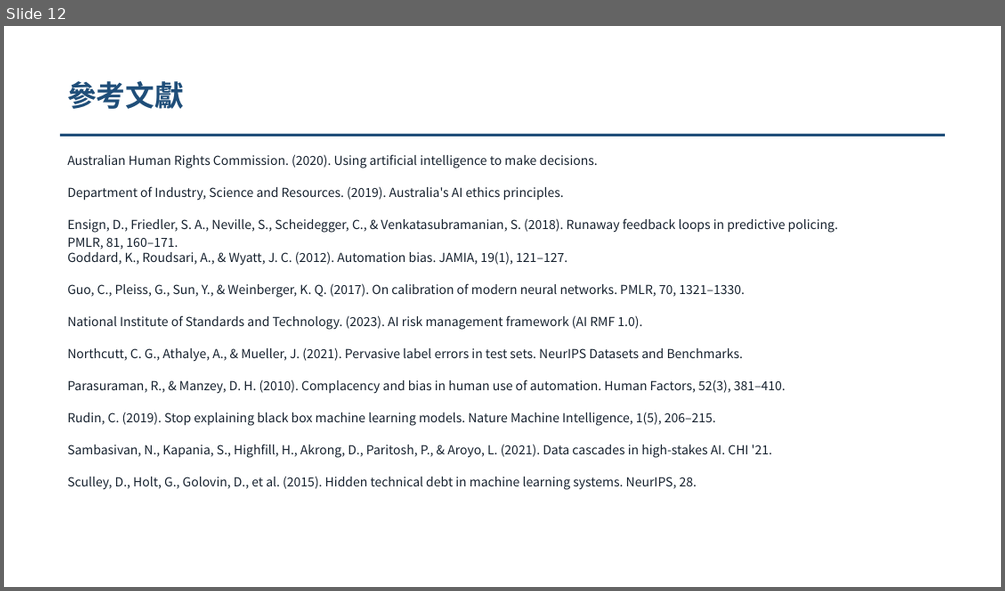
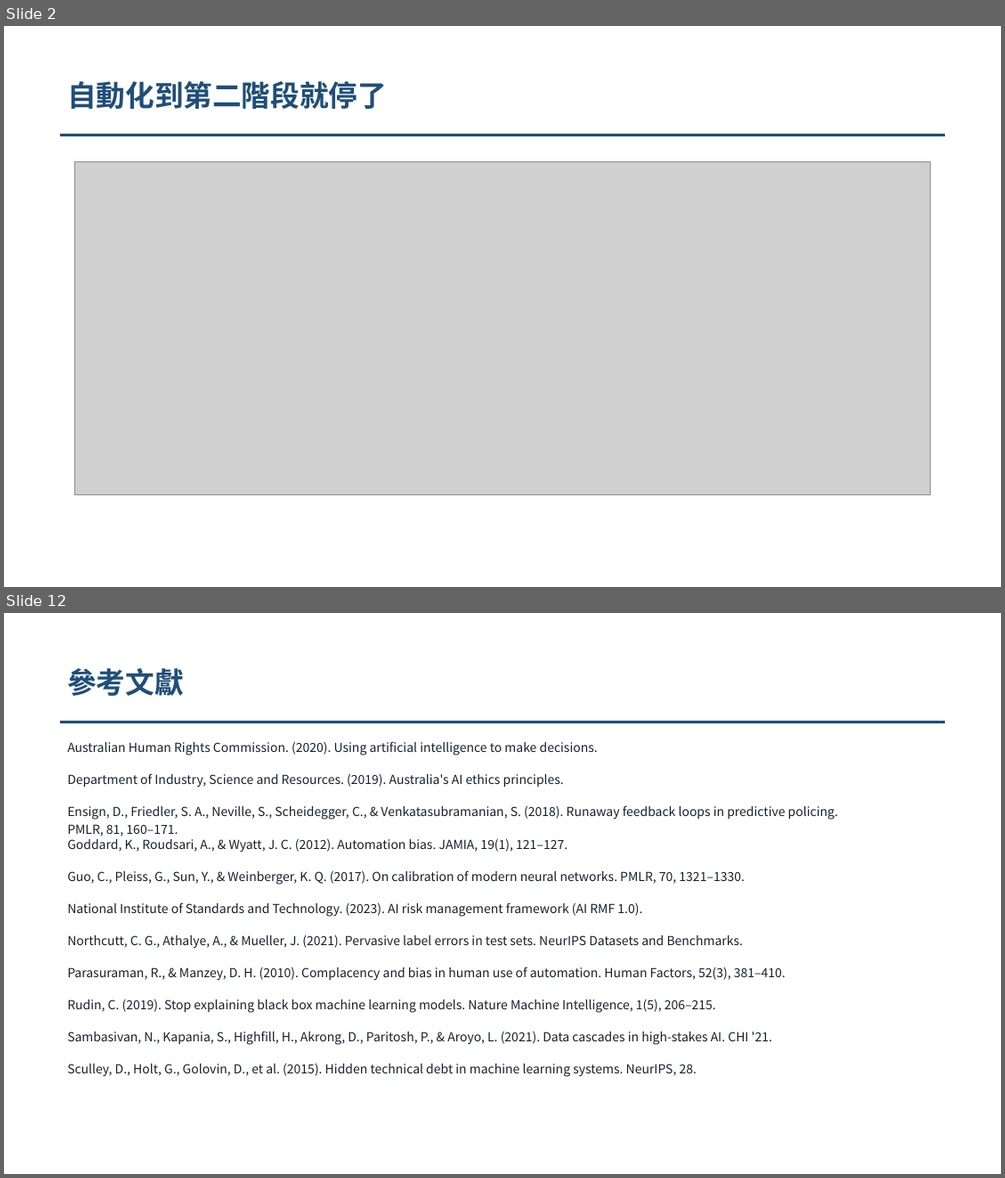
Before and after one commit to pokai-huang0828/UTS_workspace, a slide deck: Artificial Intelligence for Enterprises/Assessment3/Huang_26254793_421104_Assessment 3 (slim).pptx. Shown one above the other, each under a label of ours: slide 12 before the commit, slides 2 and 12 after it; the slides between them are not shown. The pictures are 1005x591 and 1005x1178 pixels, drawn with LibreOffice and Linux fonts; fonts in the diff are those of the drawing; grey boxes stand for pictures. Boxes give left, top, right and bottom in pixels: in the first picture for what was removed or moved away, otherwise in the second. Text is boxed around its words. In the diff, an @@ line names an element or a change of style, - is before the commit and + after.

```diff
--- a/Artificial Intelligence for Enterprises/Assessment3/Huang_26254793_421104_Assessment 3 (slim).pptx
+++ b/Artificial Intelligence for Enterprises/Assessment3/Huang_26254793_421104_Assessment 3 (slim).pptx
@@ slide 2 added at (x1=4, y1=26, x2=1001, y2=587), background #FFFFFF @@
@@ text added at (x1=67, y1=81, x2=387, y2=109), 28 pt, text #1F4E79, bold @@
+自動化到第二階段就停了
@@ rectangle added at (x1=60, y1=134, x2=945, y2=136), fill #1F4E79 @@
@@ picture added at (x1=74, y1=162, x2=930, y2=495) @@
```
Also in this commit, not shown: 7 slides changed, 3 other slides added, 4 slides removed, 2 other files.
